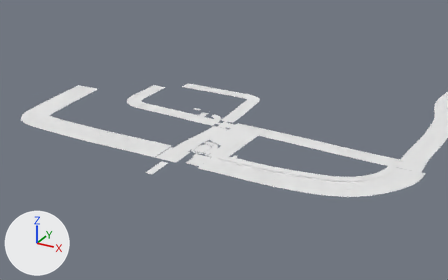
One commit to the Blender file TUTORIAL/scene.blend: the scene before it, then after it.
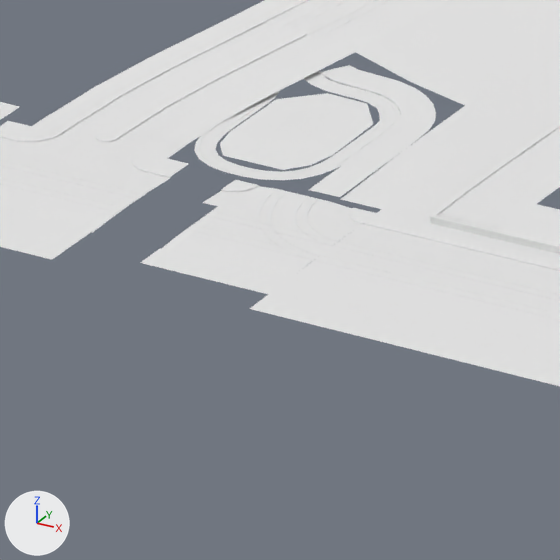
Each version appears first from a 50 mm lens placed at (215.3, -510.2, 262.3), pointed at (-55.5, -17.8, 16.1), and next in a close-up on the part from 38% to 52% of the width and 48% to 70% of the height. Lighting does not change. The marker at lower left points along +X, +Y and +Z.

Before the edit, the objects in view are built like this:
```python
ob_cross02 = bpy.data.objects.new('cross02', me_plane_005)
ob_cross02.location = (-104.8, -40.1, 0.0)
ob_rail00 = bpy.data.objects.new('rail00', me_plane_001)
ob_rail00.location = (0.0, 0.0, 0.0)
ob_road02 = bpy.data.objects.new('road02', me_plane_022)
ob_road02.location = (0.0, 0.0, 0.0)
# also in view: 'road00' at (33.2, -10.6, 0.0); 'pavement02' at (-51.1, 7.7, 0.3); 'pavement01' at (23.2, 3.1, -0.3); 'road08' at (-97.6, -7.5, 0.3); 'pavement03' at (-78.2, -12.4, 0.2)
```
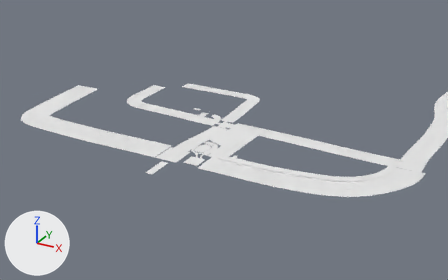
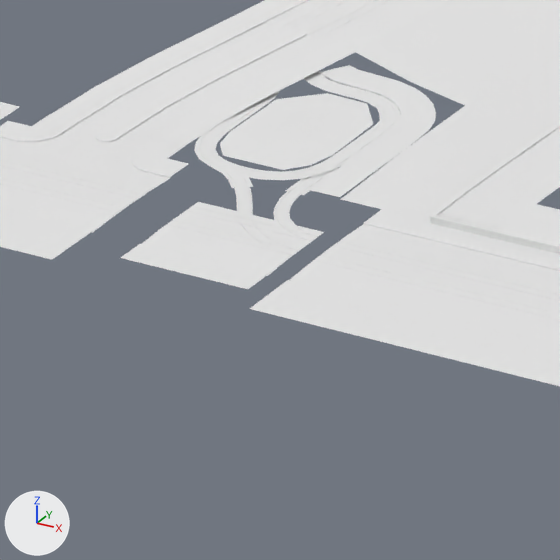
Commit message: * Cross updated.

Boxes (x1, y1, x2, y2) around the edits, measured in the close-ups (560 x 560 px; the box of a moved part takes in the faces that stretch with it):
'cross02', reshaped
    before: (0, 114, 376, 294)
    after: (0, 114, 338, 289)
part 1 of me_plane_005, moved or reshaped
    before: (204, 264, 287, 294)
    after: (184, 259, 267, 289)
part 2 of me_plane_005, moved or reshaped
    before: (140, 249, 223, 278)
    after: (121, 244, 203, 273)
part 3 of me_plane_005, moved or reshaped
    before: (297, 223, 312, 229)
    after: (278, 218, 292, 224)
part 4 of me_plane_005, rebuilt
    before: (212, 207, 258, 222)
    after: (193, 202, 238, 217)
part 5 of me_plane_005, deleted
    before: (180, 186, 376, 265)
part 6 of me_plane_005, built on
    before: (161, 180, 335, 280)
    after: (142, 160, 338, 276)

The edits, one by one:
me_plane_005 is used by ob_cross02; location (-104.8, -40.1, 0.0).
me_plane_005 had 1712 vertices, 582 faces and spanned x -7.3..41.3, y -48.0..16.1, z -0.4..-0.1.
me_plane_005 now has 1712 vertices, 602 faces and spans x -7.3..38.7, y -48.0..19.1, z -0.4..-0.1.
me_plane_005 part 1: the loose piece of 4 vertices spanning x 33.3..41.3, y -11.9..-7.9, z -0.2 is moved by (-2.5, 0.0, 0.0).
me_plane_005 part 2: the loose piece of 4 vertices spanning x 25.3..33.3, y -11.9..-7.9, z -0.2 is moved by (-2.5, 0.0, 0.0).
me_plane_005 part 3: the loose piece of 5 vertices spanning x 35.2..37.2, y 4.1..5.2, z -0.1 is moved by (-2.5, 0.0, 0.0).
me_plane_005 part 4: the loose piece of 7 vertices spanning x 25.3..31.2, y 2.8..4.1, z -0.1 is rebuilt with 7 vertices and now spans x 22.7..28.7, y 2.8..4.1, z -0.1.
me_plane_005 part 5: 90 loose pieces with 430 vertices, spanning x 23.3..41.3, y -3.9..11.1, z -0.4..-0.1, are deleted.
me_plane_005 part 6: 53 vertices moved from x 24.5..41.3, y -3.9..11.1, z -0.4..-0.1 to x 22.7..37.1, y -1.2..17.1, z -0.2..-0.1; 245 vertices removed from x 23.3..41.3, y -7.9..11.1, z -0.4..-0.1; 680 vertices added at x 19.1..38.7, y -7.9..19.1, z -0.4..-0.1.
